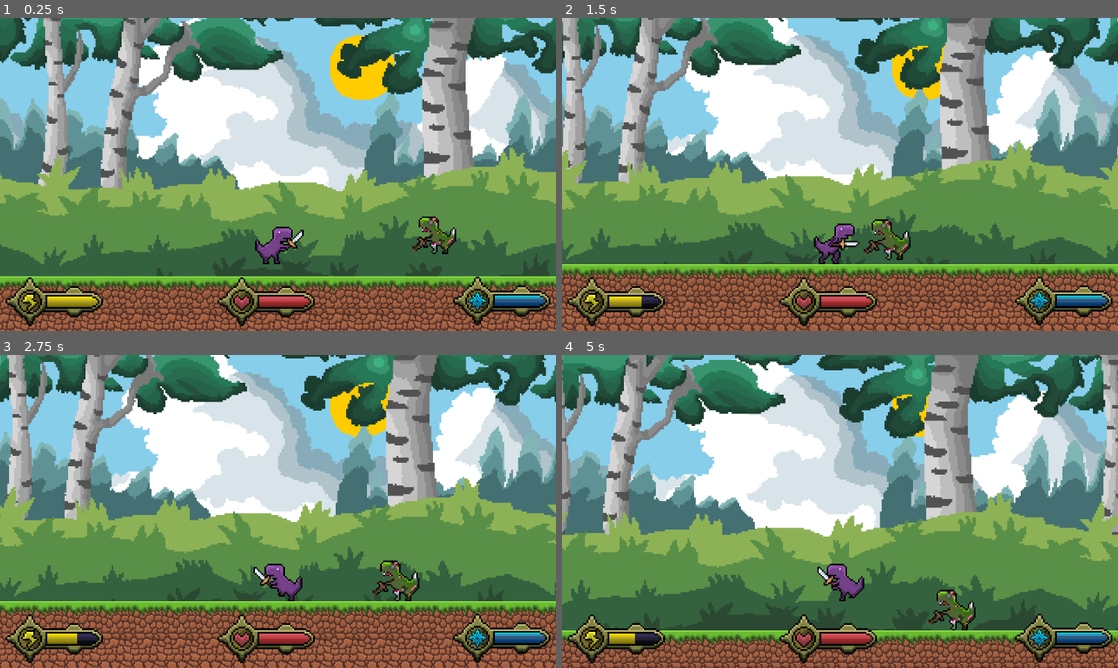
Above: before the commit, frames 1-4 (two rows, left to right).
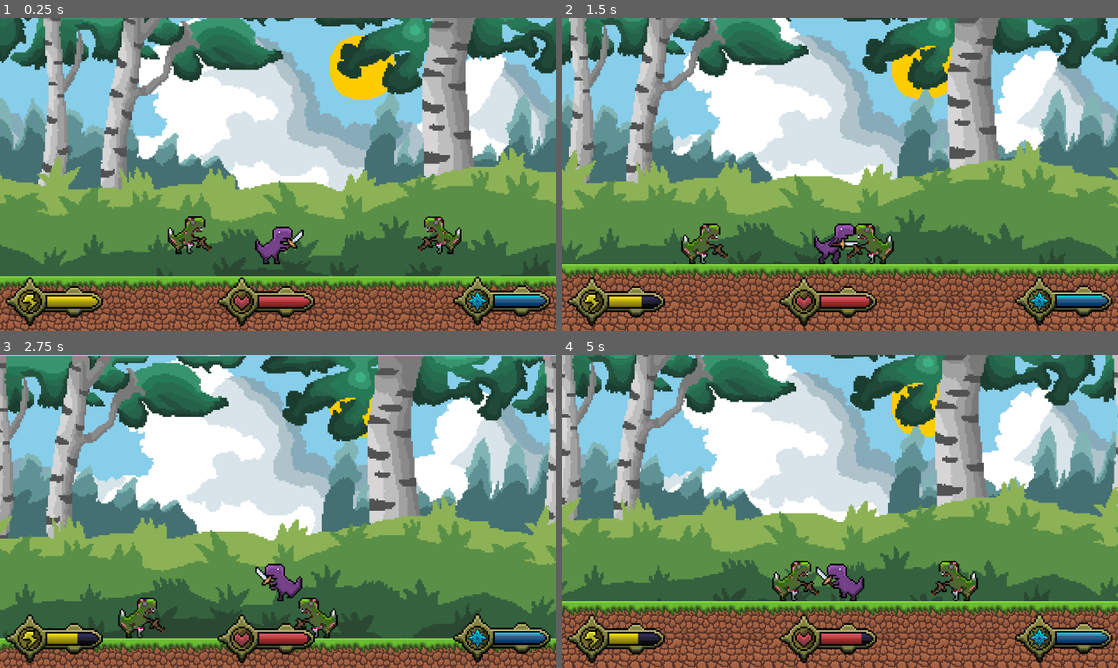
Above: after the commit, the same moments.

Repository: LeeTuah/rexvalley
Game: Godot game, scene res://game_manager.tscn
Two runs of this game, one before a commit and one after it. Both use one fixed random seed, a clock stepped at 60 frames per second and the inputs below.
Inputs (mouse positions are in pixels of both pictures, inside the frame that each line leads up to):
- Up to frame 1 (0.25 s): no input
- Up to frame 2 (1.5 s): tap Enter (ui_accept) at 0.5, 0.77 s; move the mouse to (962, 158) at 0.52 s; hold Right (ui_right) from 0.53 s (still down); tap 1 (magic_fireball) at 0.6 s; click (962, 158) at 0.67 s; move the mouse to (728, 190) at 1.27 s; right-click (728, 190) at 1.35 s
- Up to frame 3 (2.75 s): tap Enter (ui_accept) at 1.52 s; move the mouse to (333, 442) at 2.02 s; release Right (ui_right) at 2.03 s; hold Left (ui_left) from 2.03 s (still down); tap 2 (magic_shield) at 2.1 s
- Up to frame 4 (5 s): move the mouse to (812, 574) at 2.77 s; release Left (ui_left) at 2.78 s; hold Right (ui_right) 2.78-4.28 s; tap Alt at 2.85 s; click (812, 574) at 2.92 s; tap Enter (ui_accept) at 3.02, 3.77, 4.52 s; move the mouse to (1006, 558) at 3.52 s; tap Shift at 3.6 s; move the mouse to (673, 464) at 4.27 s; hold Left (ui_left) from 4.28 s (still down); tap 1 (magic_fireball) at 4.35 s

The runs differ from the first frame. In frame 1, 1.2% of the frame differs, in the area x 30-83%, y 63-76%; in frame 2, 32%; in frame 3, 62%, in the area x 0-100%, y 0-100%; in frame 4, 53%.

Commit message:
Added mechanics so that a zombie can approach a player and deal damage to as well

Diff:
--- a/game_manager.tscn
+++ b/game_manager.tscn
@@ -49,4 +49,7 @@
 script = ExtResource("8_dq8jp")
 
 [node name="zombie" parent="." unique_id=1675127161 instance=ExtResource("9_gth8u")]
-position = Vector2(1232, 656)
+position = Vector2(512, 656)
+
+[node name="zombie2" parent="." unique_id=95634133 instance=ExtResource("9_gth8u")]
+position = Vector2(1272, 656)
--- a/scenes/player/player.gd
+++ b/scenes/player/player.gd
@@ -104,8 +104,11 @@
 
 	# flipping animated sprite
 	if velocity.x != 0:
+		var velocity_condition = -1 if velocity.x < 0 else 1;
+
 		$AnimatedSprite2D.flip_h = velocity.x < 0;
-		$sword_hitbox.scale.x = -1 if velocity.x < 0 else 1;
+		$sword_hitbox.scale.x = velocity_condition;
+		$player_collision_box.scale.x = velocity_condition;
 
 	# sprint cooldown
 	if not can_run:
@@ -238,4 +241,5 @@
 
 func _on_sword_hitbox_body_entered(body: Node2D) -> void:
 	if (body.has_method("take_damage")):
-		body.take_damage(30, Vector2(global.player_direction, -1.5), 250.0, 2.3);
+		# body.take_damage(5, Vector2(global.player_direction, -1.5), 250.0, 2.3);
+		body.take_damage(20, Vector2(global.player_direction, 0.0), 250.0, 2.3);
--- a/scenes/player/player.tscn
+++ b/scenes/player/player.tscn
@@ -511,8 +511,9 @@
 [node name="sword_hitbox" type="Area2D" parent="." unique_id=2075840398]
 
 [node name="sword_slash1_hitbox" type="CollisionShape2D" parent="sword_hitbox" unique_id=1384534355]
-position = Vector2(94, 0)
+position = Vector2(52, 0)
 rotation = 1.5707964
+scale = Vector2(1, 0.67999876)
 shape = SubResource("CapsuleShape2D_nrgbc")
 disabled = true
 
@@ -527,8 +528,9 @@
 disabled = true
 
 [node name="sword_thrust_hitbox" type="CollisionShape2D" parent="sword_hitbox" unique_id=1896183574]
-position = Vector2(112, 3)
+position = Vector2(92, 0)
 rotation = 1.5707964
+scale = Vector2(1, 0.8000012)
 shape = SubResource("CapsuleShape2D_g7lgu")
 disabled = true
 
--- a/scenes/player_stats/health_bar.gd
+++ b/scenes/player_stats/health_bar.gd
@@ -9,4 +9,3 @@
 
 func change_player_health(curr_health):
 	value = curr_health
-	print(value)
--- a/scenes/player_stats/stamina_bar.gd
+++ b/scenes/player_stats/stamina_bar.gd
@@ -11,4 +11,3 @@
 
 func change_player_stamina(curr_stamina):
 	value = curr_stamina
-	# print("Current Stamina = ", value)
--- a/scenes/zombie/zombie.gd
+++ b/scenes/zombie/zombie.gd
@@ -2,50 +2,54 @@
 
 @onready var animated_sprite = $AnimatedSprite2D;
 
-const SPEED = 300.0
+const SPEED = 100.0
 const JUMP_VELOCITY = -400.0
 
-var health_point = 100000000000;
+const MAX_HEALTH = 100.0;
+const ZOMBIE_DAMAGE = 5.0;
+var health_point = MAX_HEALTH;
 
-var knockback_force = Vector2(0.0, 0.0);
 var knockback_countdown = 0.0;
 
+var player_to_zombie_dirn = 0;
+
+const ZOMBIE_HITBOX_OFFSET = [13.0, 70.0];
+
 func take_damage(damage: float, direction: Vector2, knockback: float, knockback_cooldown: float):
-	print("cholche")
 	health_point -= damage;
-	health_point = clamp(health_point, 0.0, 100000000000.0);
-
-	if (health_point == 0.0):
+	health_point = clamp(health_point, 0.0, MAX_HEALTH);
+	if (health_point <= 0.0):
 		queue_free();
 
-	knockback_force = knockback * direction;
+	velocity = knockback * direction;
 	knockback_countdown = knockback_cooldown;
-	velocity = knockback_force
 
 func _ready() -> void:
 	animated_sprite.play("idle");
-	scale.x = -1;
 
 func _physics_process(delta: float) -> void:
+	player_to_zombie_dirn = sign((global.player_position.x - position.x));
+
 	if not is_on_floor():
 		velocity += get_gravity() * delta
 
 	if (knockback_countdown > 0.0):
 		knockback_countdown -= delta;
+		velocity.x = move_toward(velocity.x, 0, 200 * delta);
 
-
-		velocity.x -= 200 * delta
-		if velocity.x <= 0.0:
-			velocity.x = 0.0
+	else:
+		velocity.x = player_to_zombie_dirn * SPEED;
 
 	move_and_slide()
 
-# func _process(delta: float) -> void:
-# 	if (knockback_countdown >= 0.0):
-# 		knockback_countdown -= delta;
-# 		velocity = knockback_force;
+func _process(_delta: float) -> void:
+	player_to_zombie_dirn = sign((global.player_position.x - position.x));
 
-# 	else:
-# 		knockback_force = Vector2(0.0, 0.0);
+	$AnimatedSprite2D.flip_h = player_to_zombie_dirn < 0;
+	$zombie_hitbox.position.x = ZOMBIE_HITBOX_OFFSET[0] if player_to_zombie_dirn < 0 else -ZOMBIE_HITBOX_OFFSET[0];
+	$zombie_sword_hitbox.position.x = -ZOMBIE_HITBOX_OFFSET[1] if player_to_zombie_dirn < 0 else ZOMBIE_HITBOX_OFFSET[1];
 
-# 	move_and_slide();
+
+func _on_zombie_sword_hitbox_body_entered(body: Node2D) -> void:
+	if (body.name == "player"):
+		global.current_health -= ZOMBIE_DAMAGE;
--- a/scenes/zombie/zombie.tscn
+++ b/scenes/zombie/zombie.tscn
@@ -26,7 +26,7 @@
 }]
 
 [sub_resource type="RectangleShape2D" id="RectangleShape2D_nrgbc"]
-size = Vector2(135, 117)
+size = Vector2(108, 108)
 
 [sub_resource type="CapsuleShape2D" id="CapsuleShape2D_p3lo5"]
 
@@ -40,11 +40,16 @@
 frame_progress = 0.30923992
 
 [node name="zombie_hitbox" type="CollisionShape2D" parent="." unique_id=806944028]
-position = Vector2(0.5, -0.5)
+position = Vector2(-13, 4)
 shape = SubResource("RectangleShape2D_nrgbc")
 
-[node name="Area2D" type="Area2D" parent="." unique_id=1731992048]
+[node name="zombie_sword_hitbox" type="Area2D" parent="." unique_id=1731992048]
+position = Vector2(70, 3.999998)
+rotation = 1.5707964
+scale = Vector2(3.1340942, -2.6924891)
 
-[node name="CollisionShape2D" type="CollisionShape2D" parent="Area2D" unique_id=548299028]
+[node name="CollisionShape2D" type="CollisionShape2D" parent="zombie_sword_hitbox" unique_id=548299028]
+position = Vector2(6.0858054e-07, 3.143195e-14)
 shape = SubResource("CapsuleShape2D_p3lo5")
-disabled = true
+
+[connection signal="body_entered" from="zombie_sword_hitbox" to="." method="_on_zombie_sword_hitbox_body_entered"]
